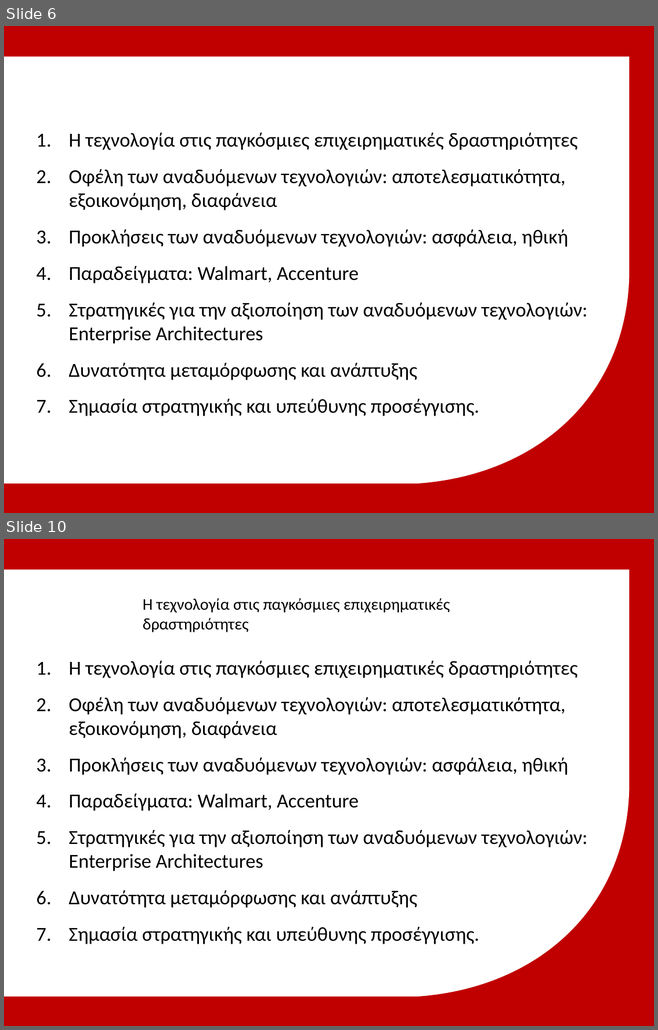
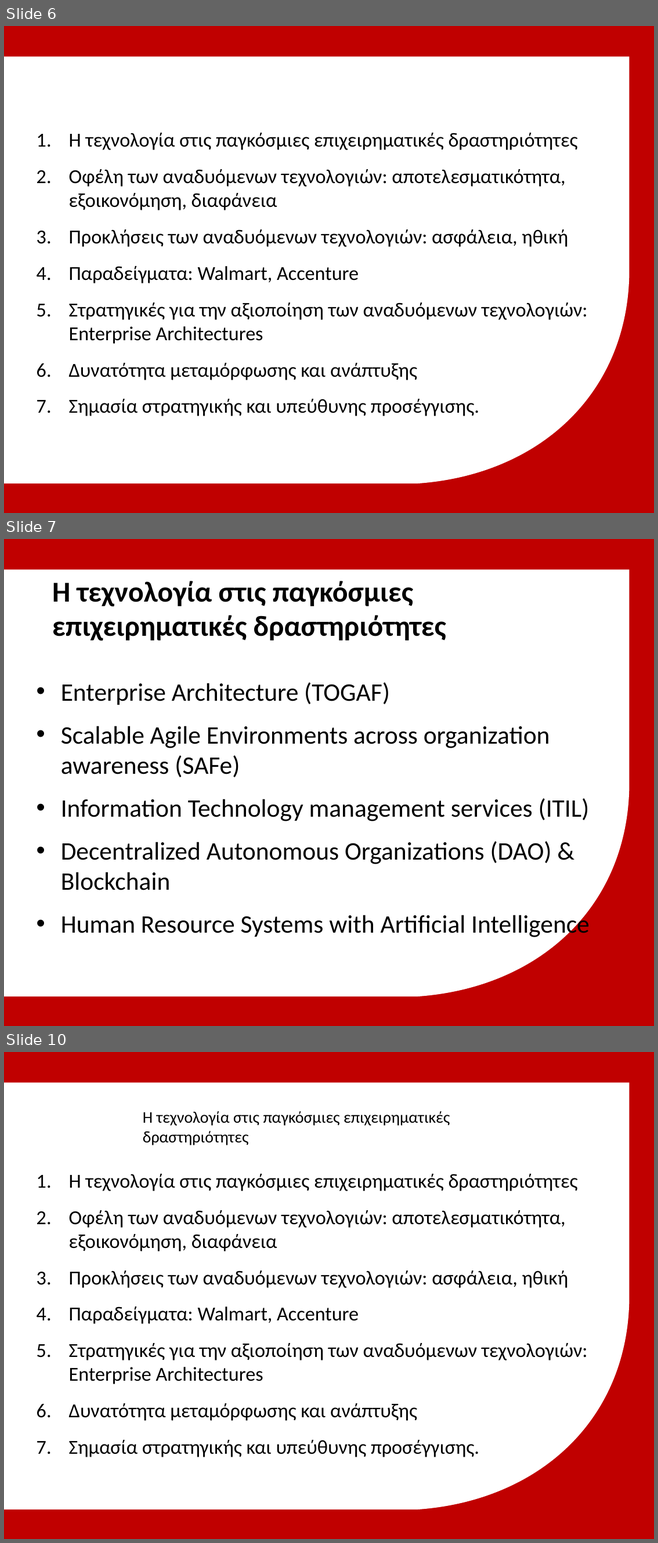
Before and after one commit to michailmarkou1995/MBA, a slide deck: Spiritual Wellbeing IV Professional Development and Applied Research/Μητροπολιτικό Κολλέγιο_ΣΕΚΦ[Μιχαηλ Μαρκου] IT in Global Business.pptx. Shown one above the other, each under a label of ours: slides 6 and 10 before the commit, slides 6, 7 and 10 after it; the slides between them are not shown. The pictures are 658x1030 and 658x1543 pixels, drawn with LibreOffice and Linux fonts; fonts in the diff are those of the drawing; background and template pictures are left out. Boxes give left, top, right and bottom in pixels: in the first picture for what was removed or moved away, otherwise in the second. Text is boxed around its words. In the diff, an @@ line names an element or a change of style, - is before the commit and + after.

```diff
--- a/Spiritual Wellbeing IV Professional Development and Applied Research/Μητροπολιτικό Κολλέγιο_ΣΕΚΦ[Μιχαηλ Μαρκου] IT in Global Business.pptx
+++ b/Spiritual Wellbeing IV Professional Development and Applied Research/Μητροπολιτικό Κολλέγιο_ΣΕΚΦ[Μιχαηλ Μαρκου] IT in Global Business.pptx
@@ slide 7 added at (4,539,654,1026), background #C00000; not listed: 1 template element that a slide beside it also shows @@
@@ text added at (52,581,446,641), 32 pt, text #000000, bold @@
+Η τεχνολογία στις παγκόσμιες επιχειρηματικές δραστηριότητες
@@ text added at (61,682,589,940), 28 pt, text #000000 @@
+• Enterprise Architecture (TOGAF)
+• Scalable Agile Environments across organization awareness (SAFe)
+• Information Technology management services (ITIL)
+• Decentralized Autonomous Organizations (DAO) & Blockchain
+• Human Resource Systems with Artificial Intelligence
```
Also in this commit, not shown: 1 slide changed, 1 other slide added, 2 slides removed.
